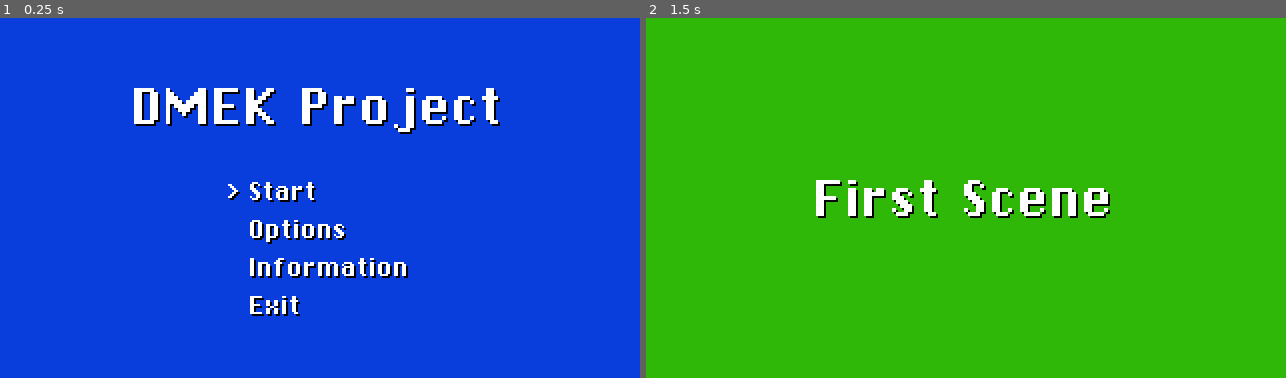
Above: before the commit, frames 1-2 (left to right).
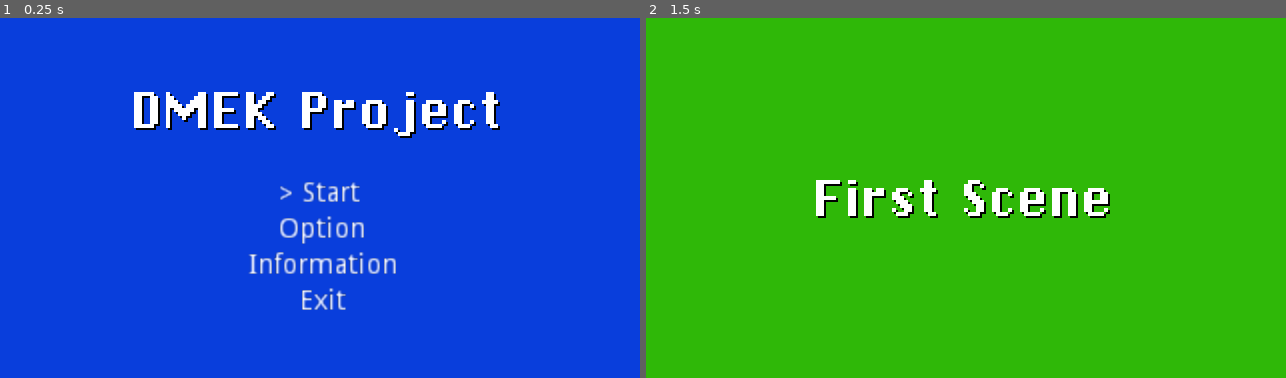
Above: after the commit, the same moments.

Repository: Jriego13/DMEKProject
Game: Godot game, scene res://MainMenu.tscn
Same seed, same stepped clock (60 frames per second), same inputs: the game is played once before the commit and once after it.
Inputs:
- Up to frame 1 (0.25 s): no input
- Up to frame 2 (1.5 s): tap Enter (ui_accept) at 0.5, 0.77, 1.25 s; hold Up (ui_up) 0.53-1.28 s; hold Down (ui_down) from 1.28 s (still down)

The runs differ from the first frame. In frame 1, 4.6% of the frame differs, in the area x 20-79%, y 19-83%; in frame 2, nothing differs.

Commit message:
Modularize Options for main screen

Diff:
--- a/MainMenu.gd
+++ b/MainMenu.gd
@@ -2,14 +2,27 @@
 
 const first_scene = preload("res://FirstScene.tscn")
 
-onready var selector_one = $CenterContainer/VBoxContainer/CenterContainer2/VBoxContainer/CenterContainer/HBoxContainer/Selector
-onready var selector_two = $CenterContainer/VBoxContainer/CenterContainer2/VBoxContainer/CenterContainer2/HBoxContainer/Selector
-onready var selector_three = $CenterContainer/VBoxContainer/CenterContainer2/VBoxContainer/CenterContainer3/HBoxContainer/Selector
-onready var selector_four = $CenterContainer/VBoxContainer/CenterContainer2/VBoxContainer/CenterContainer4/HBoxContainer/Selector
+onready var Start = $CenterContainer/VBoxContainer/CenterContainer2/VBoxContainer/Start
+onready var Option = $CenterContainer/VBoxContainer/CenterContainer2/VBoxContainer/Option
+onready var Information = $CenterContainer/VBoxContainer/CenterContainer2/VBoxContainer/Information
+onready var Exit= $CenterContainer/VBoxContainer/CenterContainer2/VBoxContainer/Exit
+
+
+
+onready var Start_selector = Start.get_node("HBoxContainer/Selector")
+onready var Option_selector = Option.get_node("HBoxContainer/Selector")
+onready var Information_selector = Information.get_node("HBoxContainer/Selector")
+onready var Exit_selector = Exit.get_node("HBoxContainer/Selector")
 
 var current_selection = 0
 
 func _ready():
+
+	Start.get_node("HBoxContainer/OptionName").text = "Start"
+	Option.get_node("HBoxContainer/OptionName").text = "Option"
+	Information.get_node("HBoxContainer/OptionName").text = "Information"
+	Exit.get_node("HBoxContainer/OptionName").text = "Exit"
+
 	# on load method, first thing that gets called
 	set_current_selection(0)
 
@@ -40,16 +53,16 @@
 
 func set_current_selection(_current_selection):
 	# logic for making selection button appear
-	selector_one.text = ""
-	selector_two.text = ""
-	selector_three.text = ""
-	selector_four.text = ""
+	Start_selector.text = ""
+	Option_selector.text = ""
+	Information_selector.text = ""
+	Exit_selector.text = ""
 
 	if(_current_selection == 0):
-		selector_one.text = ">"
+		Start_selector.text = ">"
 	elif (_current_selection == 1):
-		selector_two.text = ">"
+		Option_selector.text = ">"
 	elif(_current_selection == 2):
-		selector_three.text = ">"
+		Information_selector.text = ">"
 	elif (_current_selection == 3):
-		selector_four.text = ">"
+		Exit_selector.text = ">"
--- a/MainMenu.tscn
+++ b/MainMenu.tscn
@@ -1,19 +1,8 @@
-[gd_scene load_steps=7 format=2]
+[gd_scene load_steps=4 format=2]
 
 [ext_resource path="res://ChiKareGo.tres" type="DynamicFont" id=1]
 [ext_resource path="res://MainMenu.gd" type="Script" id=2]
-
-[sub_resource type="DynamicFontData" id=1]
-font_path = "res://ChiKareGo2.ttf"
-
-[sub_resource type="DynamicFont" id=2]
-font_data = SubResource( 1 )
-
-[sub_resource type="DynamicFont" id=3]
-font_data = SubResource( 1 )
-
-[sub_resource type="DynamicFont" id=4]
-font_data = SubResource( 1 )
+[ext_resource path="res://options.tscn" type="PackedScene" id=3]
 
 [node name="MainMenu" type="MarginContainer"]
 anchor_right = 1.0
@@ -34,9 +23,9 @@
 
 [node name="VBoxContainer" type="VBoxContainer" parent="CenterContainer"]
 margin_left = 67.0
-margin_top = 29.0
+margin_top = 31.0
 margin_right = 253.0
-margin_bottom = 151.0
+margin_bottom = 149.0
 custom_constants/separation = 20
 
 [node name="CenterContainer" type="CenterContainer" parent="CenterContainer/VBoxContainer"]
@@ -53,112 +42,28 @@
 [node name="CenterContainer2" type="CenterContainer" parent="CenterContainer/VBoxContainer"]
 margin_top = 50.0
 margin_right = 186.0
-margin_bottom = 122.0
+margin_bottom = 118.0
 
 [node name="VBoxContainer" type="VBoxContainer" parent="CenterContainer/VBoxContainer/CenterContainer2"]
 margin_left = 47.0
-margin_right = 138.0
-margin_bottom = 72.0
+margin_right = 139.0
+margin_bottom = 68.0
 
-[node name="CenterContainer" type="CenterContainer" parent="CenterContainer/VBoxContainer/CenterContainer2/VBoxContainer"]
-margin_right = 91.0
-margin_bottom = 15.0
+[node name="Start" parent="CenterContainer/VBoxContainer/CenterContainer2/VBoxContainer" instance=ExtResource( 3 )]
+margin_right = 92.0
+margin_bottom = 14.0
 
-[node name="HBoxContainer" type="HBoxContainer" parent="CenterContainer/VBoxContainer/CenterContainer2/VBoxContainer/CenterContainer"]
-margin_right = 91.0
-margin_bottom = 15.0
+[node name="Option" parent="CenterContainer/VBoxContainer/CenterContainer2/VBoxContainer" instance=ExtResource( 3 )]
+margin_top = 18.0
+margin_right = 92.0
+margin_bottom = 32.0
 
-[node name="Selector" type="Label" parent="CenterContainer/VBoxContainer/CenterContainer2/VBoxContainer/CenterContainer/HBoxContainer"]
-margin_right = 7.0
-margin_bottom = 15.0
-rect_min_size = Vector2( 7, 0 )
-custom_fonts/font = SubResource( 2 )
-custom_colors/font_color_shadow = Color( 0, 0, 0, 1 )
-text = ">"
+[node name="Information" parent="CenterContainer/VBoxContainer/CenterContainer2/VBoxContainer" instance=ExtResource( 3 )]
+margin_top = 36.0
+margin_right = 92.0
+margin_bottom = 50.0
 
-[node name="OptionName" type="Label" parent="CenterContainer/VBoxContainer/CenterContainer2/VBoxContainer/CenterContainer/HBoxContainer"]
-margin_left = 11.0
-margin_right = 91.0
-margin_bottom = 15.0
-rect_min_size = Vector2( 80, 0 )
-custom_fonts/font = SubResource( 2 )
-custom_colors/font_color_shadow = Color( 0, 0, 0, 1 )
-text = "Start"
-
-[node name="CenterContainer2" type="CenterContainer" parent="CenterContainer/VBoxContainer/CenterContainer2/VBoxContainer"]
-margin_top = 19.0
-margin_right = 91.0
-margin_bottom = 34.0
-
-[node name="HBoxContainer" type="HBoxContainer" parent="CenterContainer/VBoxContainer/CenterContainer2/VBoxContainer/CenterContainer2"]
-margin_right = 91.0
-margin_bottom = 15.0
-
-[node name="Selector" type="Label" parent="CenterContainer/VBoxContainer/CenterContainer2/VBoxContainer/CenterContainer2/HBoxContainer"]
-margin_right = 7.0
-margin_bottom = 15.0
-rect_min_size = Vector2( 7, 0 )
-custom_fonts/font = SubResource( 2 )
-custom_colors/font_color_shadow = Color( 0, 0, 0, 1 )
-text = ">"
-
-[node name="OptionName" type="Label" parent="CenterContainer/VBoxContainer/CenterContainer2/VBoxContainer/CenterContainer2/HBoxContainer"]
-margin_left = 11.0
-margin_right = 91.0
-margin_bottom = 15.0
-rect_min_size = Vector2( 80, 0 )
-custom_fonts/font = SubResource( 2 )
-custom_colors/font_color_shadow = Color( 0, 0, 0, 1 )
-text = "Options"
-
-[node name="CenterContainer3" type="CenterContainer" parent="CenterContainer/VBoxContainer/CenterContainer2/VBoxContainer"]
-margin_top = 38.0
-margin_right = 91.0
-margin_bottom = 53.0
-
-[node name="HBoxContainer" type="HBoxContainer" parent="CenterContainer/VBoxContainer/CenterContainer2/VBoxContainer/CenterContainer3"]
-margin_right = 91.0
-margin_bottom = 15.0
-
-[node name="Selector" type="Label" parent="CenterContainer/VBoxContainer/CenterContainer2/VBoxContainer/CenterContainer3/HBoxContainer"]
-margin_right = 7.0
-margin_bottom = 15.0
-rect_min_size = Vector2( 7, 0 )
-custom_fonts/font = SubResource( 2 )
-custom_colors/font_color_shadow = Color( 0, 0, 0, 1 )
-text = ">"
-
-[node name="OptionName" type="Label" parent="CenterContainer/VBoxContainer/CenterContainer2/VBoxContainer/CenterContainer3/HBoxContainer"]
-margin_left = 11.0
-margin_right = 91.0
-margin_bottom = 15.0
-rect_min_size = Vector2( 49, 0 )
-custom_fonts/font = SubResource( 2 )
-custom_colors/font_color_shadow = Color( 0, 0, 0, 1 )
-text = "Information"
-
-[node name="CenterContainer4" type="CenterContainer" parent="CenterContainer/VBoxContainer/CenterContainer2/VBoxContainer"]
-margin_top = 57.0
-margin_right = 91.0
-margin_bottom = 72.0
-
-[node name="HBoxContainer" type="HBoxContainer" parent="CenterContainer/VBoxContainer/CenterContainer2/VBoxContainer/CenterContainer4"]
-margin_right = 91.0
-margin_bottom = 15.0
-
-[node name="Selector" type="Label" parent="CenterContainer/VBoxContainer/CenterContainer2/VBoxContainer/CenterContainer4/HBoxContainer"]
-margin_right = 7.0
-margin_bottom = 15.0
-rect_min_size = Vector2( 7, 0 )
-custom_fonts/font = SubResource( 3 )
-custom_colors/font_color_shadow = Color( 0, 0, 0, 1 )
-text = ">"
-
-[node name="OptionName" type="Label" parent="CenterContainer/VBoxContainer/CenterContainer2/VBoxContainer/CenterContainer4/HBoxContainer"]
-margin_left = 11.0
-margin_right = 91.0
-margin_bottom = 15.0
-rect_min_size = Vector2( 80, 0 )
-custom_fonts/font = SubResource( 4 )
-custom_colors/font_color_shadow = Color( 0, 0, 0, 1 )
-text = "Exit"
+[node name="Exit" parent="CenterContainer/VBoxContainer/CenterContainer2/VBoxContainer" instance=ExtResource( 3 )]
+margin_top = 54.0
+margin_right = 92.0
+margin_bottom = 68.0
--- /dev/null
+++ b/options.tscn
@@ -0,0 +1,24 @@
+[gd_scene format=2]
+
+[node name="options" type="CenterContainer"]
+margin_right = 40.0
+margin_bottom = 40.0
+__meta__ = {
+"_edit_use_anchors_": false
+}
+
+[node name="HBoxContainer" type="HBoxContainer" parent="."]
+margin_top = 13.0
+margin_right = 92.0
+margin_bottom = 27.0
+
+[node name="Selector" type="Label" parent="HBoxContainer"]
+margin_right = 8.0
+margin_bottom = 14.0
+text = ">"
+
+[node name="OptionName" type="Label" parent="HBoxContainer"]
+margin_left = 12.0
+margin_right = 92.0
+margin_bottom = 14.0
+text = "<Inset Text>"
Not shown, added: .mono/assemblies/Debug/GodotSharp.xml
Not shown, changed: .mono/assemblies/Debug/api_hash_cache.cfg
Not shown, changed: .mono/metadata/ide_messaging_meta.txt
Not shown, changed: .mono/assemblies/Debug/GodotSharp.dll
Not shown, changed: .mono/assemblies/Debug/GodotSharp.pdb
Not shown, changed: .mono/assemblies/Debug/GodotSharpEditor.dll
Not shown, changed: .mono/assemblies/Debug/GodotSharpEditor.pdb
